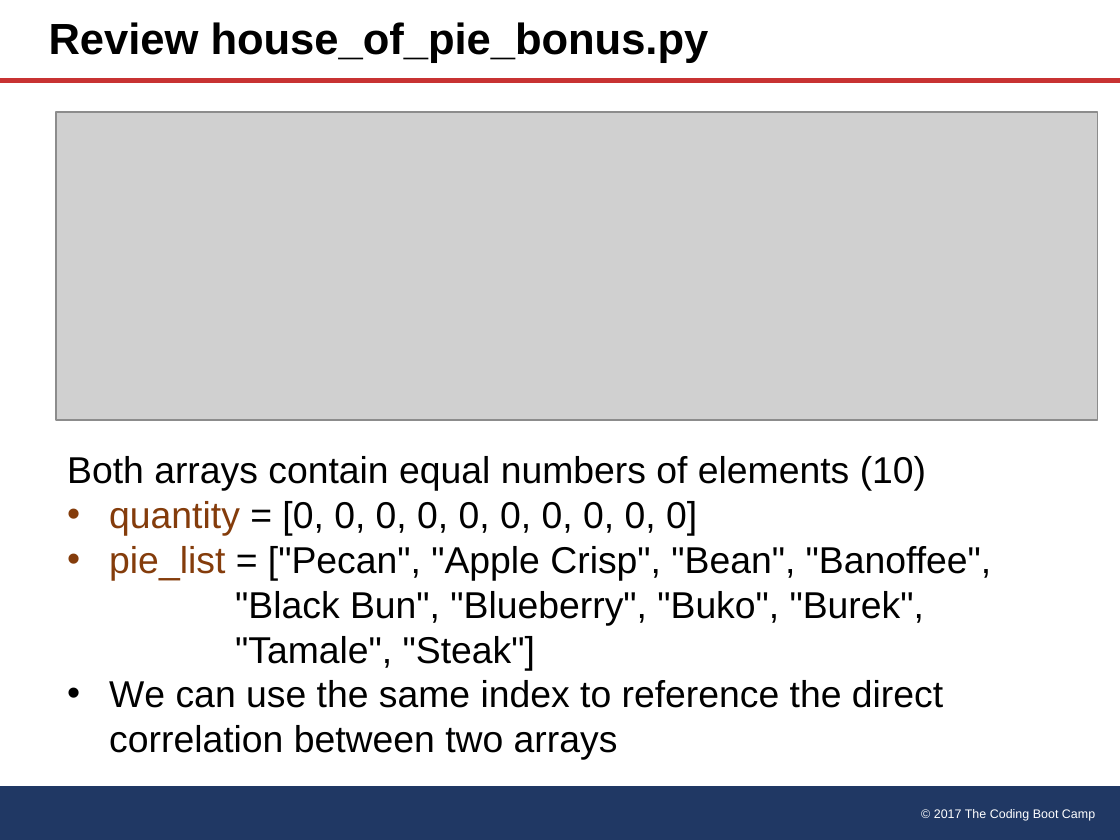
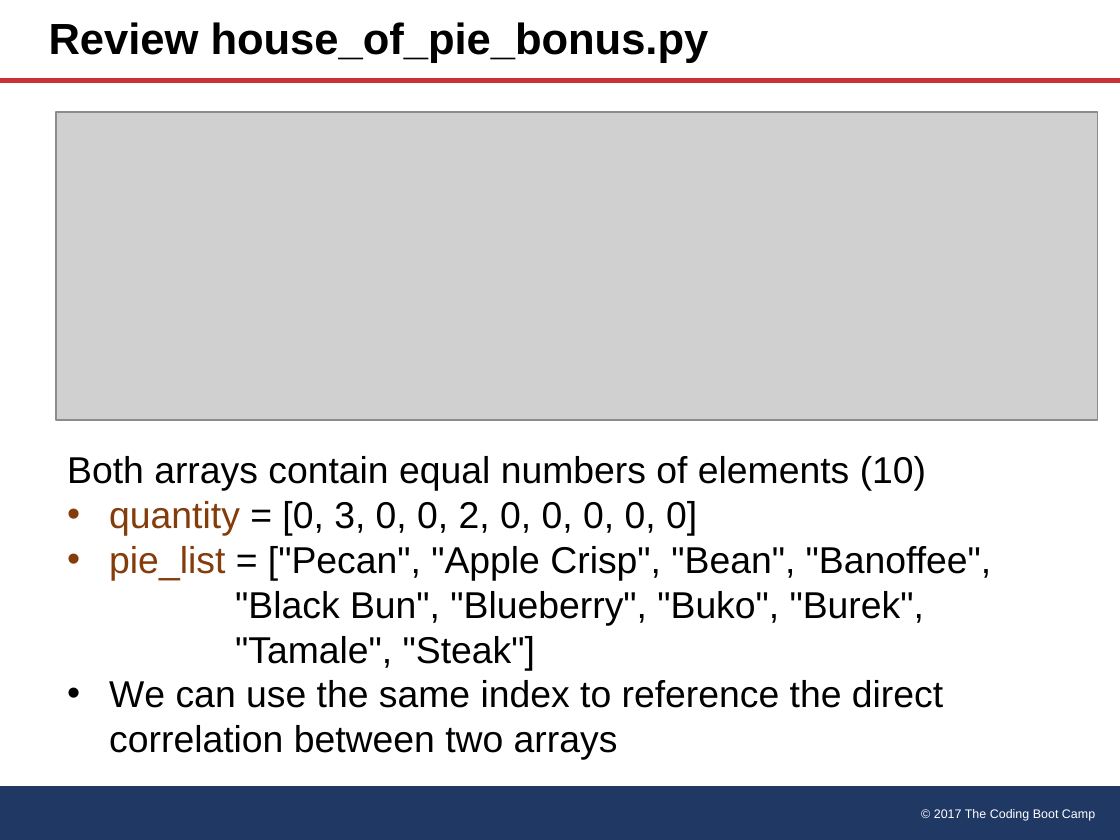
Before and after one commit to natmitch/umn, a slide deck: slide 12 of Power Points/Python2.pptx. Drawn at 1120x840 pixels with LibreOffice and Linux fonts; fonts in the diff are those of the drawing; grey boxes stand for pictures. Boxes give left, top, right and bottom in pixels: in the first picture for what was removed or moved away, otherwise in the second. Text is boxed around its words. In the diff, an @@ line names an element or a change of style, - is before the commit and + after.

```diff
--- a/Power Points/Python2.pptx
+++ b/Power Points/Python2.pptx
@@ text at (109, 501, 697, 536): text changed @@
-• quantity = [0, 0, 0, 0, 0, 0, 0, 0, 0, 0]
+• quantity = [0, 3, 0, 0, 2, 0, 0, 0, 0, 0]
```
Also in this commit, not shown: 3 other slides changed, 14 other files.
